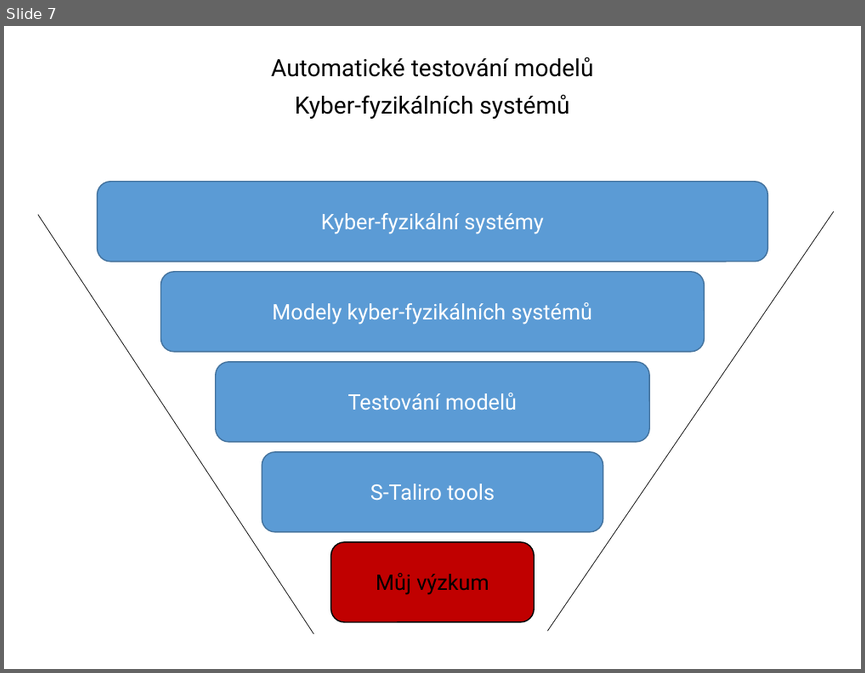
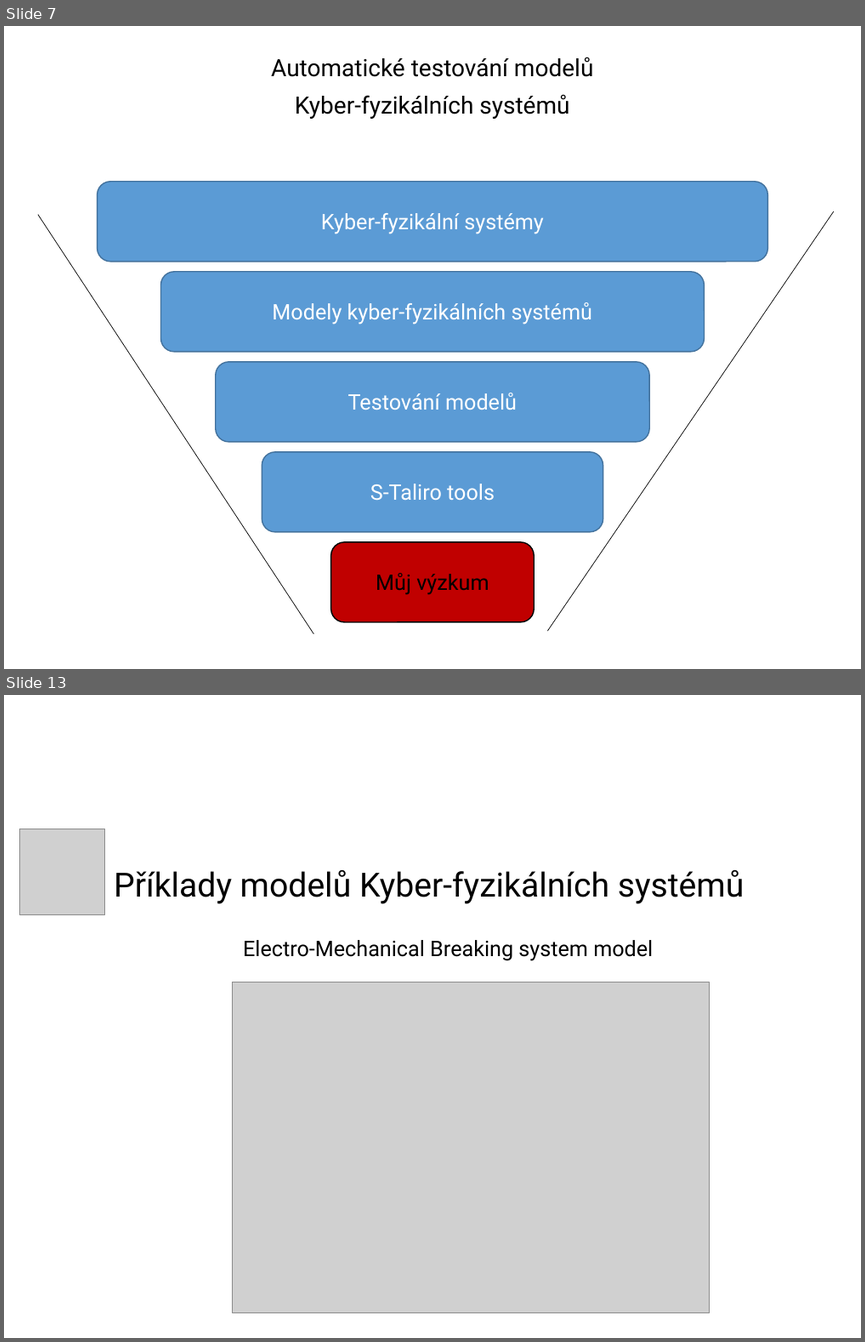
Before and after one commit to apelttom/20-semester_PhD_thesis, a slide deck: thesis/state_of_the_art_presentation/2018.01.17_SotA_presCZ.pptx. Shown one above the other, each under a label of ours: slide 7 before the commit, slides 7 and 13 after it; the slides between them are not shown. The pictures are 865x673 and 865x1342 pixels, drawn with LibreOffice and Linux fonts; fonts in the diff are those of the drawing; grey boxes stand for pictures; background and template pictures are left out. Boxes give left, top, right and bottom in pixels: in the first picture for what was removed or moved away, otherwise in the second. Text is boxed around its words. In the diff, an @@ line names an element or a change of style, - is before the commit and + after.

```diff
--- a/thesis/state_of_the_art_presentation/2018.01.17_SotA_presCZ.pptx
+++ b/thesis/state_of_the_art_presentation/2018.01.17_SotA_presCZ.pptx
@@ slide 13 added at [4, 695, 861, 1338], background #FFFFFF @@
@@ picture added at [19, 828, 105, 914] @@
@@ title added at [114, 870, 744, 904], 28 pt, text #000000 @@
+Příklady modelů Kyber-fyzikálních systémů
@@ text added at [243, 940, 653, 961], 18 pt, text #000000 @@
+Electro-Mechanical Breaking system model
@@ picture added at [232, 982, 710, 1313] @@
```
Also in this commit, not shown: 10 slides changed, 1 other slide added, 2 slides removed, 1 other file.
